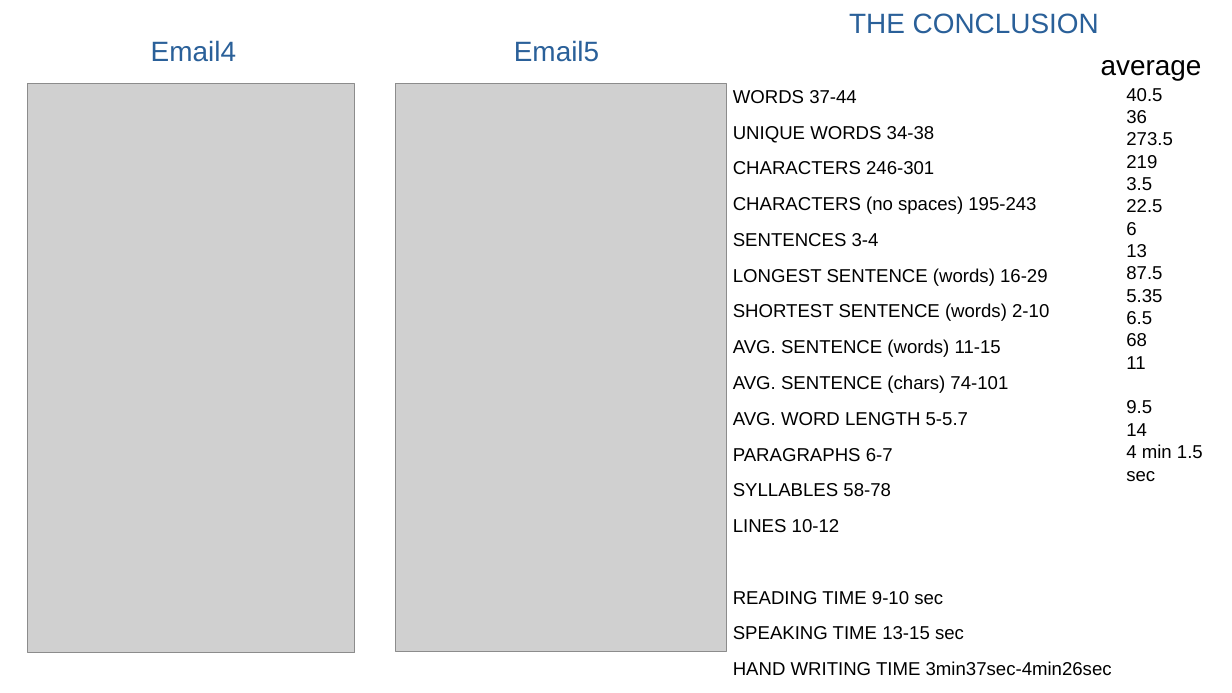
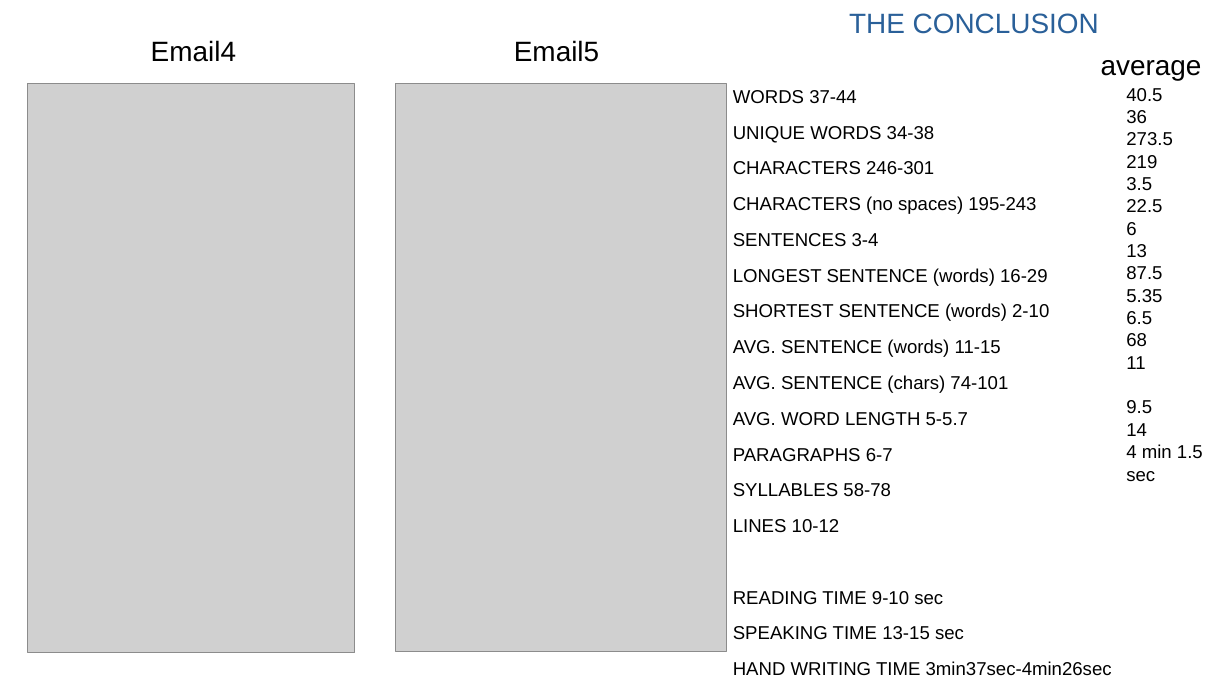
Before and after one commit to dzoraj/Simulated-Corporate-Cyber-Attack, a slide deck: slide 5 of Simulated Corporate Cyber-Attack.odp. Drawn at 1232x693 pixels with LibreOffice and Linux fonts; fonts in the diff are those of the drawing; grey boxes stand for pictures. Boxes give left, top, right and bottom in pixels: in the first picture for what was removed or moved away, otherwise in the second. Text is boxed around its words. In the diff, an @@ line names an element or a change of style, - is before the commit and + after.

```diff
--- a/Simulated Corporate Cyber-Attack.odp
+++ b/Simulated Corporate Cyber-Attack.odp
@@ text "Email4" at (151, 40, 236, 62): text colour #2A6099 to #000000 @@
@@ text "Email5" at (514, 40, 599, 62): text colour #2A6099 to #000000 @@
```
Also in this commit, not shown: 2 other slides changed, 3 slides added, 2 slides removed, 5 other files.
